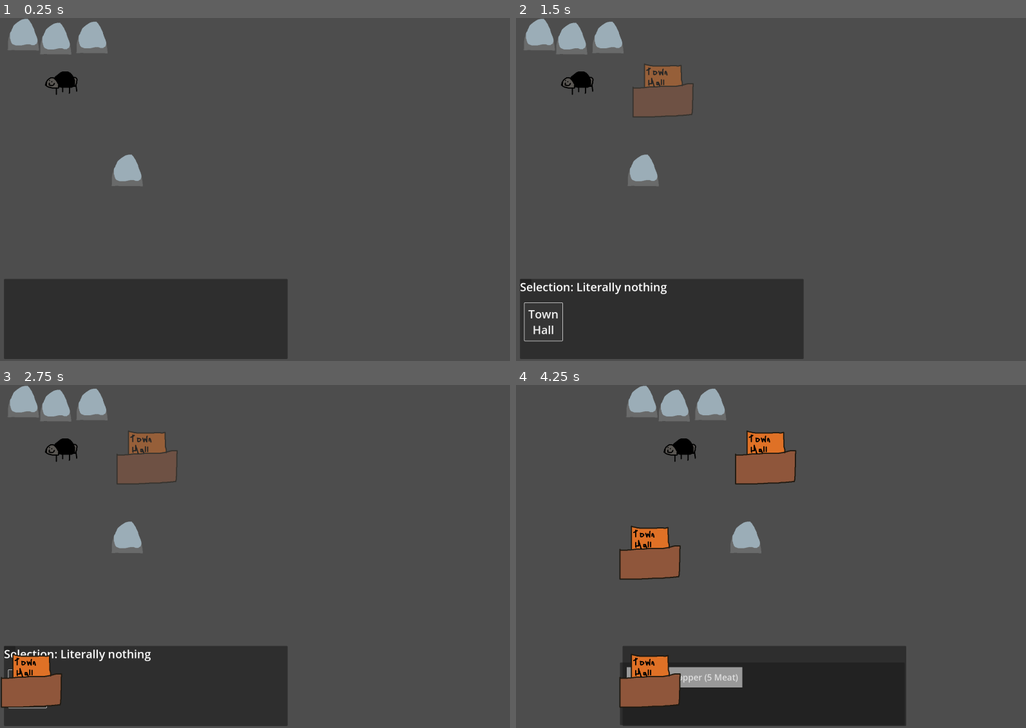
Above: before the commit, frames 1-4 (two rows, left to right).
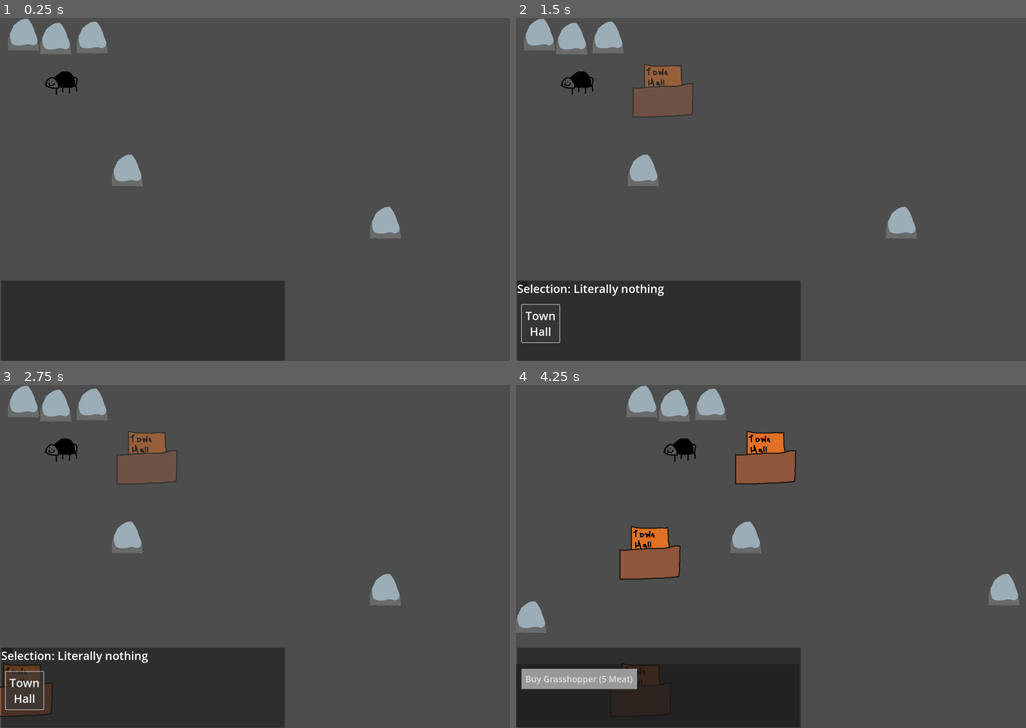
Above: after the commit, the same moments.

Repository: johnfn/LD52
Game: Godot game, scene res://root.tscn
Same seed, same stepped clock (60 frames per second), same inputs: the game is played once before the commit and once after it.
Inputs (mouse positions are in pixels of both pictures, inside the frame that each line leads up to):
- Up to frame 1 (0.25 s): no input
- Up to frame 2 (1.5 s): tap Enter at 0.5 s; move the mouse to (582, 90) at 0.52 s; click (582, 90) at 0.67 s; click "Town Hall" at 1.25 s
- Up to frame 3 (2.75 s): click "Town Hall" at 2 s
- Up to frame 4 (4.25 s): click "Town Hall" at 2.75 s; tap Space at 3.5 s; move the mouse to (546, 556) at 3.52 s; click (546, 556) at 3.67 s

The runs differ from the first frame. In frame 1, 1.0% of the frame differs, in the area x 0-79%, y 54-100%; in frame 2, 1.9%; in frame 3, 3.2%; in frame 4, 13%, in the area x 0-99%, y 54-100%.

Commit message:
camera stuff

Diff:
--- a/Ant.gd
+++ b/Ant.gd
@@ -18,7 +18,7 @@
 var shape = $Area
 
 @onready
-var ui_panel = $"/root/Root/UiPanel"
+var ui_panel = $"/root/Root/Static/UiPanel"
 
 func _ready():
   shape.connect("mouse_entered", func ():
--- a/Map.gd
+++ b/Map.gd
@@ -1,7 +1,7 @@
 extends Node2D
 
 @onready
-var ui_panel = $"/root/Root/UiPanel"
+var ui_panel = $"/root/Root/Static/UiPanel"
 
 func _unhandled_input(event):
   if (event is InputEventMouseButton and
--- a/TownHall.gd
+++ b/TownHall.gd
@@ -9,7 +9,7 @@
 var shape = $Area
 
 @onready
-var ui_panel = $"/root/Root/UiPanel"
+var ui_panel = $"/root/Root/Static/UiPanel"
 
 var ant_scene = preload("res://scenes/ant.tscn")
 
--- a/UiPanel.gd
+++ b/UiPanel.gd
@@ -58,8 +58,11 @@
 
   if event is InputEventMouseMotion:
     if game_mode == "Build":
-      var mouse = get_viewport().get_mouse_position()
+      var mouse = get_viewport().get_mouse_position() + $"/root/Root/Camera".global_position - $"/root/Root/Camera".get_viewport().get_visible_rect().size / 2
       var rounded = Vector2(round(mouse.x / 32) * 32, round(mouse.y / 32) * 32)
+
+      # get width of camera
+      var camera_width = $"/root/Root/Camera".get_viewport_rect().size.x
 
       selected_building.position = rounded
 
--- a/root.tscn
+++ b/root.tscn
@@ -6,13 +6,13 @@
 [ext_resource type="Script" path="res://Camera.gd" id="5_w81tg"]
 [ext_resource type="Script" path="res://UiPanel.gd" id="6_o2q21"]
 
-[sub_resource type="StyleBoxFlat" id="StyleBoxFlat_rs4lf"]
-
 [sub_resource type="RectangleShape2D" id="RectangleShape2D_irmio"]
 size = Vector2(197, 1199.5)
 
 [sub_resource type="RectangleShape2D" id="RectangleShape2D_3o8ia"]
 size = Vector2(1801, 186.5)
+
+[sub_resource type="StyleBoxFlat" id="StyleBoxFlat_rs4lf"]
 
 [node name="Root" type="Node2D"]
 
@@ -21,6 +21,11 @@
 
 [node name="Rock" type="Sprite2D" parent="Map"]
 position = Vector2(2.08165e-12, 2.08165e-12)
+texture = ExtResource("1_hrow8")
+centered = false
+
+[node name="Rock5" type="Sprite2D" parent="Map"]
+position = Vector2(847, -226)
 texture = ExtResource("1_hrow8")
 centered = false
 
@@ -34,6 +39,16 @@
 texture = ExtResource("1_hrow8")
 centered = false
 
+[node name="Rock6" type="Sprite2D" parent="Map"]
+position = Vector2(1265, 658)
+texture = ExtResource("1_hrow8")
+centered = false
+
+[node name="Rock7" type="Sprite2D" parent="Map"]
+position = Vector2(-388, 754)
+texture = ExtResource("1_hrow8")
+centered = false
+
 [node name="Rock4" type="Sprite2D" parent="Map"]
 position = Vector2(240, 10)
 texture = ExtResource("1_hrow8")
@@ -41,89 +56,6 @@
 
 [node name="Ant" parent="." instance=ExtResource("3_0h73t")]
 position = Vector2(199, 251)
-
-[node name="UiPanel" type="Panel" parent="."]
-offset_left = 4.0
-offset_top = 919.0
-offset_right = 995.0
-offset_bottom = 1199.0
-script = ExtResource("6_o2q21")
-
-[node name="UnitPanel" type="Panel" parent="UiPanel"]
-visible = false
-layout_mode = 0
-offset_right = 40.0
-offset_bottom = 40.0
-
-[node name="SelectedUnitLabel" type="Label" parent="UiPanel/UnitPanel"]
-layout_mode = 0
-offset_right = 509.0
-offset_bottom = 79.0
-theme_override_font_sizes/font_size = 40
-text = "Selection: Literally nothing"
-
-[node name="StatsLabel" type="Label" parent="UiPanel/UnitPanel"]
-layout_mode = 1
-offset_top = 83.0
-offset_right = 509.0
-offset_bottom = 162.0
-theme_override_font_sizes/font_size = 40
-text = "Stats"
-
-[node name="BuilderPanel" type="Panel" parent="UiPanel"]
-layout_mode = 1
-offset_right = 40.0
-offset_bottom = 40.0
-
-[node name="SelectedUnitLabel" type="Label" parent="UiPanel/BuilderPanel"]
-layout_mode = 1
-offset_right = 509.0
-offset_bottom = 79.0
-theme_override_font_sizes/font_size = 40
-text = "Selection: Literally nothing"
-
-[node name="TownHallButton" type="Button" parent="UiPanel/BuilderPanel"]
-layout_mode = 0
-offset_left = 16.0
-offset_top = 84.0
-offset_right = 148.0
-offset_bottom = 216.0
-theme_override_font_sizes/font_size = 40
-text = "Town
-Hall"
-
-[node name="BuildPanel" type="Panel" parent="UiPanel"]
-visible = false
-layout_mode = 0
-offset_left = -4.0
-offset_top = 61.0
-offset_right = 991.0
-offset_bottom = 280.0
-
-[node name="ProgressLabel" type="Label" parent="UiPanel/BuildPanel"]
-layout_mode = 0
-offset_right = 383.0
-offset_bottom = 128.0
-theme_override_font_sizes/font_size = 40
-text = "Progress: 0 / 50"
-
-[node name="TownHallPanel" type="Panel" parent="UiPanel"]
-visible = false
-layout_mode = 0
-offset_left = -9.0
-offset_top = 58.0
-offset_right = 986.0
-offset_bottom = 277.0
-
-[node name="BuyGrasshopper" type="Button" parent="UiPanel/TownHallPanel"]
-layout_mode = 0
-offset_left = 24.0
-offset_top = 16.0
-offset_right = 428.0
-offset_bottom = 87.0
-theme_override_font_sizes/font_size = 30
-theme_override_styles/normal = SubResource("StyleBoxFlat_rs4lf")
-text = "Buy Grasshopper (5 Meat)"
 
 [node name="Camera" type="Camera2D" parent="."]
 position = Vector2(890, 606)
@@ -156,3 +88,88 @@
 [node name="CollisionShape2D" type="CollisionShape2D" parent="Camera/MoveDown"]
 position = Vector2(-1528.5, -507.25)
 shape = SubResource("RectangleShape2D_3o8ia")
+
+[node name="Static" type="CanvasLayer" parent="."]
+
+[node name="UiPanel" type="Panel" parent="Static"]
+offset_left = 4.0
+offset_top = 919.0
+offset_right = 995.0
+offset_bottom = 1199.0
+script = ExtResource("6_o2q21")
+
+[node name="UnitPanel" type="Panel" parent="Static/UiPanel"]
+visible = false
+layout_mode = 0
+offset_right = 40.0
+offset_bottom = 40.0
+
+[node name="SelectedUnitLabel" type="Label" parent="Static/UiPanel/UnitPanel"]
+layout_mode = 0
+offset_right = 509.0
+offset_bottom = 79.0
+theme_override_font_sizes/font_size = 40
+text = "Selection: Literally nothing"
+
+[node name="StatsLabel" type="Label" parent="Static/UiPanel/UnitPanel"]
+layout_mode = 1
+offset_top = 83.0
+offset_right = 509.0
+offset_bottom = 162.0
+theme_override_font_sizes/font_size = 40
+text = "Stats"
+
+[node name="BuilderPanel" type="Panel" parent="Static/UiPanel"]
+layout_mode = 1
+offset_right = 40.0
+offset_bottom = 40.0
+
+[node name="SelectedUnitLabel" type="Label" parent="Static/UiPanel/BuilderPanel"]
+layout_mode = 1
+offset_right = 509.0
+offset_bottom = 79.0
+theme_override_font_sizes/font_size = 40
+text = "Selection: Literally nothing"
+
+[node name="TownHallButton" type="Button" parent="Static/UiPanel/BuilderPanel"]
+layout_mode = 0
+offset_left = 16.0
+offset_top = 84.0
+offset_right = 148.0
+offset_bottom = 216.0
+theme_override_font_sizes/font_size = 40
+text = "Town
+Hall"
+
+[node name="BuildPanel" type="Panel" parent="Static/UiPanel"]
+visible = false
+layout_mode = 0
+offset_left = -4.0
+offset_top = 61.0
+offset_right = 991.0
+offset_bottom = 280.0
+
+[node name="ProgressLabel" type="Label" parent="Static/UiPanel/BuildPanel"]
+layout_mode = 0
+offset_right = 383.0
+offset_bottom = 128.0
+theme_override_font_sizes/font_size = 40
+text = "Progress: 0 / 50"
+
+[node name="TownHallPanel" type="Panel" parent="Static/UiPanel"]
+visible = false
+layout_mode = 0
+offset_left = -9.0
+offset_top = 58.0
+offset_right = 986.0
+offset_bottom = 277.0
+
+[node name="BuyGrasshopper" type="Button" parent="Static/UiPanel/TownHallPanel"]
+layout_mode = 0
+offset_left = 24.0
+offset_top = 16.0
+offset_right = 428.0
+offset_bottom = 87.0
+theme_override_font_sizes/font_size = 30
+theme_override_styles/normal = SubResource("StyleBoxFlat_rs4lf")
+text = "Buy Grasshopper (5 Meat)"
